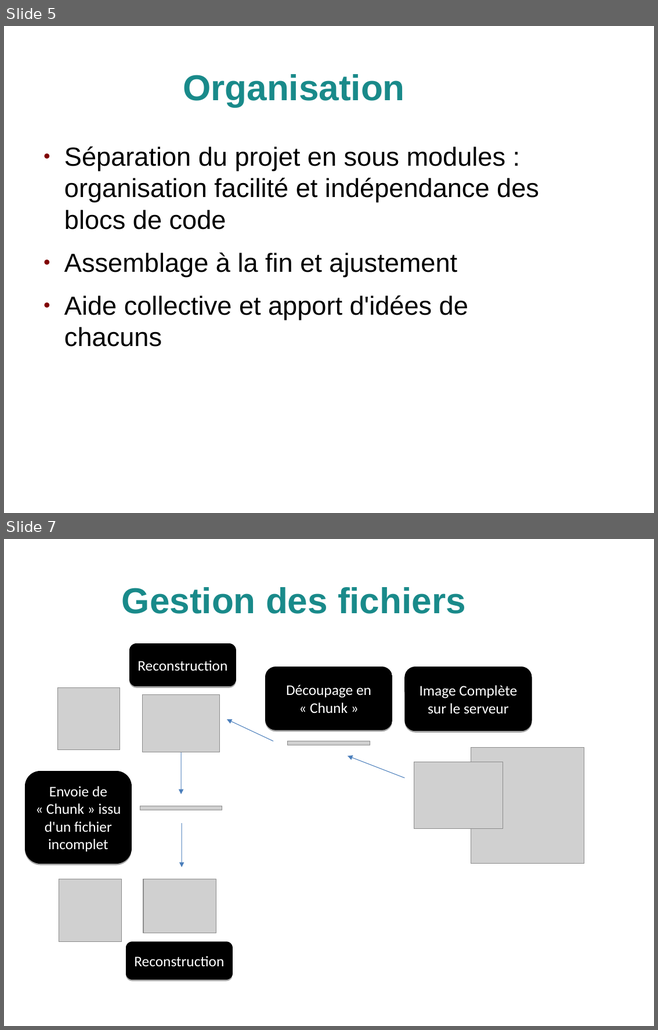
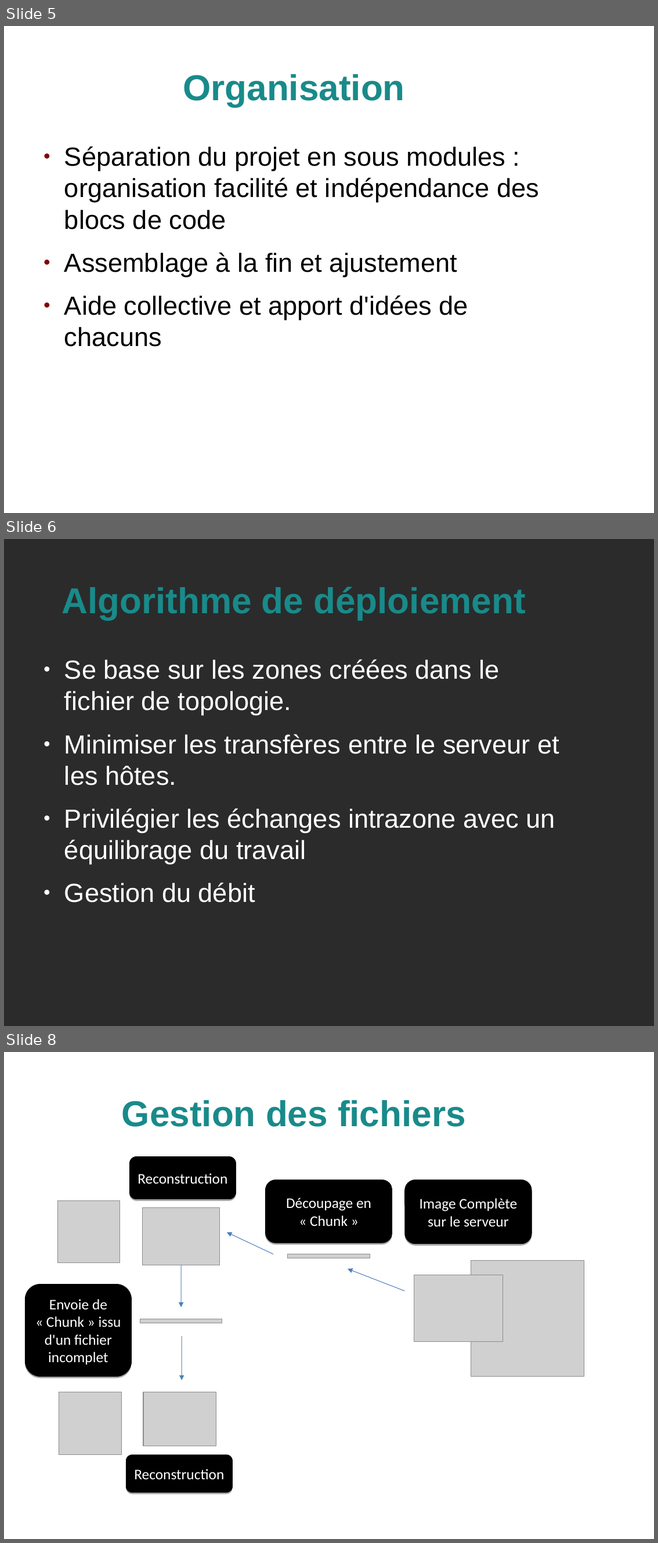
Before and after one commit to 64q/PolyPeer, a slide deck: doc/presentation/polypeer.odp. Shown one above the other, each under a label of ours: slides 5 and 7 before the commit, slides 5, 6 and 8 after it; the slides between them are not shown. The pictures are 658x1030 and 658x1543 pixels, drawn with LibreOffice and Linux fonts; fonts in the diff are those of the drawing; grey boxes stand for pictures; background and template pictures are left out; a plain dark background stands for a picture behind light text. Boxes give left, top, right and bottom in pixels: in the first picture for what was removed or moved away, otherwise in the second. Text is boxed around its words. In the diff, an @@ line names an element or a change of style, - is before the commit and + after.

```diff
--- a/doc/presentation/polypeer.odp
+++ b/doc/presentation/polypeer.odp
@@ slide 6 added at box(4, 539, 654, 1026), background picture (left out) @@
@@ title added at box(61, 587, 525, 620), 44 pt, text #198A8A, bold @@
+Algorithme de déploiement
@@ text added at box(64, 659, 559, 903), 32 pt, text #FFFFFF @@
+● Se base sur les zones créées dans le fichier de topologie.
+● Minimiser les transfères entre le serveur et les hôtes.
+● Privilégier les échanges intrazone avec un équilibrage du travail
+● Gestion du débit
@@ what was slide 7 is now slide 8 @@
```
Also in this commit, not shown: 2 slides changed, 1 other slide added, 1 slide removed, 1 other file.
